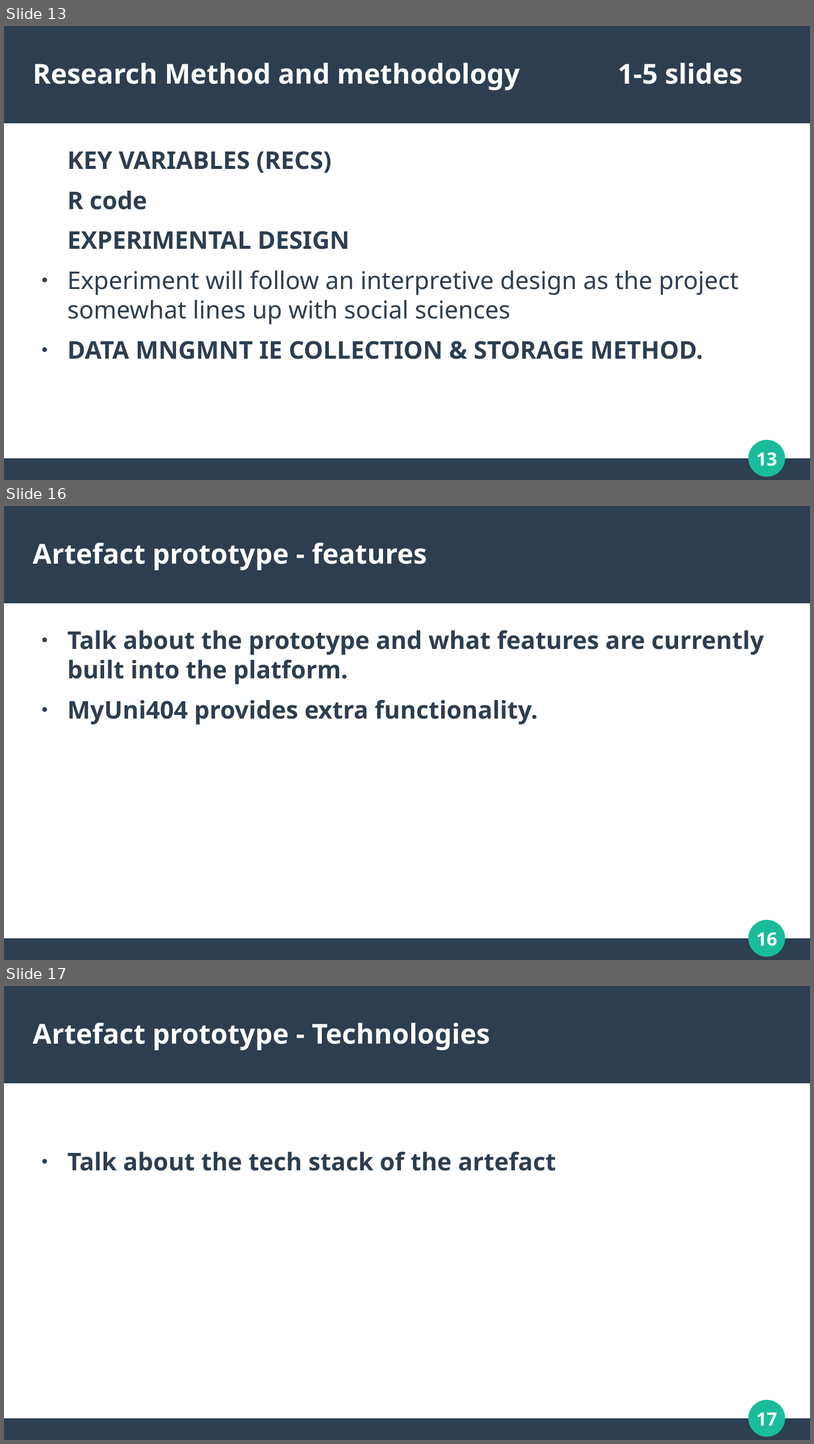
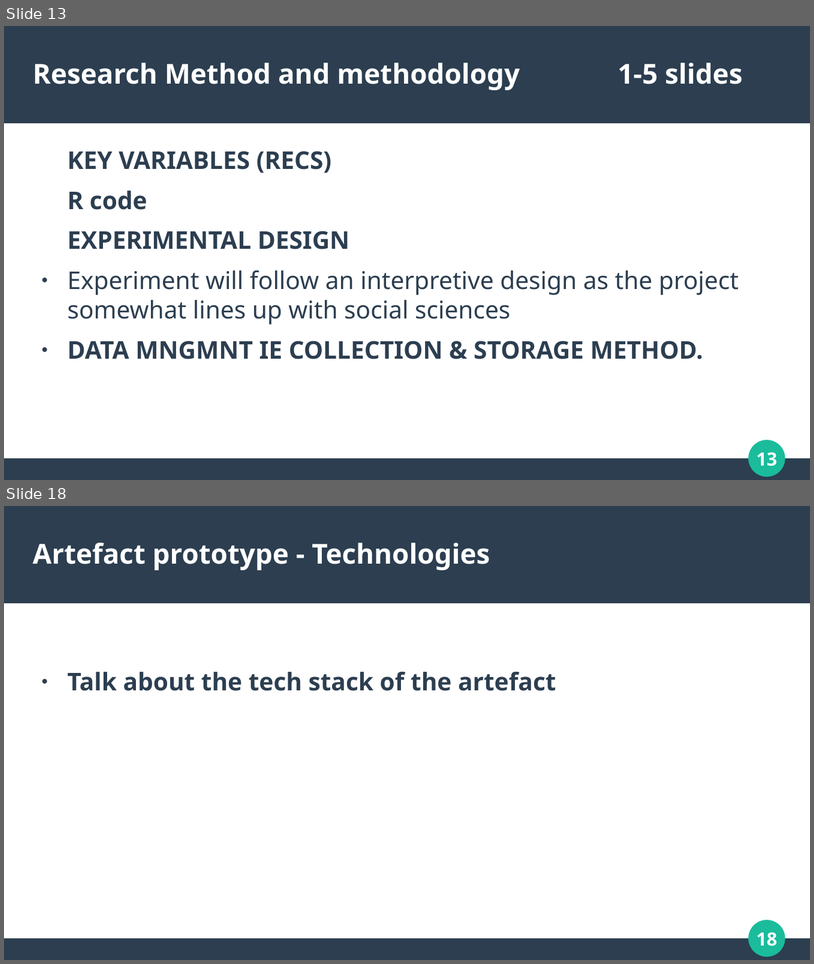
Before and after one commit to dannydaley/myUniSocial, a slide deck: Documentation/COMP320 PRESENTATION.odp. Shown one above the other, each under a label of ours: slides 13, 16 and 17 before the commit, slides 13 and 18 after it; the slides between them are not shown. The pictures are 814x1444 and 814x964 pixels, drawn with LibreOffice and Linux fonts; fonts in the diff are those of the drawing. Boxes give left, top, right and bottom in pixels: in the first picture for what was removed or moved away, otherwise in the second. Text is boxed around its words. In the diff, an @@ line names an element or a change of style, - is before the commit and + after.

Commit message:
Added more content to the presentation, platform features list has been updated.

```diff
--- a/Documentation/COMP320 PRESENTATION.odp
+++ b/Documentation/COMP320 PRESENTATION.odp
@@ slide 16 removed at [4,506,810,960], background #FFFFFF; not listed: 4 template elements that a slide beside it also shows @@
@@ title removed at [33,543,427,570] @@
-Artefact prototype - features
@@ text removed at [68,630,765,724] @@
-● Talk about the prototype and what features are currently built into the platform.
-● MyUni404 provides extra functionality.
@@ what was slide 17 is now slide 18 @@
@@ page number at [756,932,777,946]: text changed @@
-17
+18
```
Also in this commit, not shown: 6 slides changed, 2 slides added, 1 other file.
